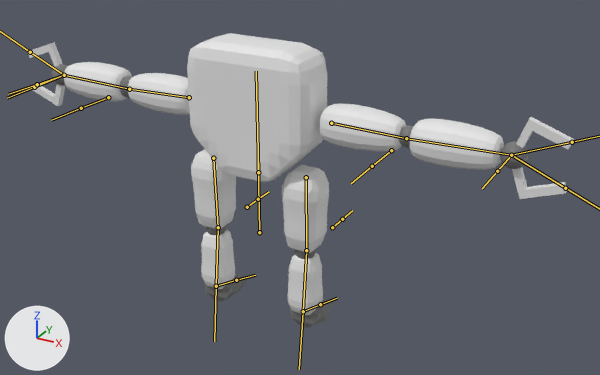
What one commit did to the FBX model Assets/Assets/Models/Enemies/jack merged.fbx.
One viewpoint serves both versions: a 50 mm lens placed at (2.13, -3.42, 2.52), pointed at (0.14, 0.2, 0.71). Every picture has the same lights, and +X, +Y and +Z are marked at lower left. The bones that bend it are drawn over the model as lines.

Objects in the first picture: 'Skin'.
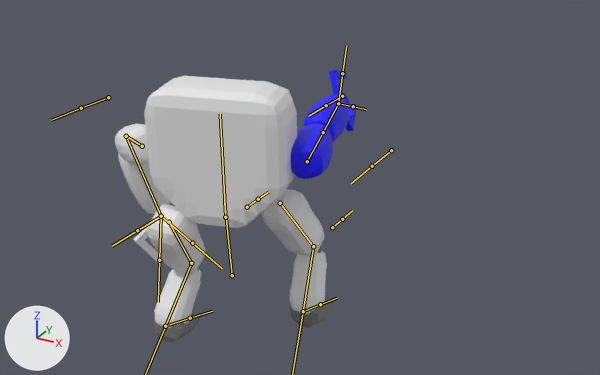
The newer file adds an action. The first version stands in its rest pose; the second is drawn at frame 8 of the action 'Bones|Attack_Ranged_Enter'.

Changed parts and their boxes [x1, y1, x2, y2] in the pictures (600 x 375 px):
'Skin', posed (56% narrower, 7% shorter): before [27, 33, 574, 328]; after [115, 70, 357, 343]
bone 'Bone', root to tip: before (259, 232) to (258, 158); after (232, 275) to (224, 203)
bone 'Thigh.L', root to tip: before (213, 158) to (218, 227); after (169, 222) to (191, 263)
bone 'Leg.L', root to tip: before (218, 227) to (216, 286); after (191, 263) to (165, 326)
bone 'Thigh.R', root to tip: before (306, 177) to (306, 250); after (280, 203) to (313, 246)
bone 'Leg.R', root to tip: before (306, 250) to (303, 311); after (313, 246) to (303, 311)
bone 'Body', root to tip: before (258, 172) to (256, 71); after (225, 217) to (220, 114)
bone 'Bicep.L', root to tip: before (189, 97) to (129, 89); after (142, 146) to (126, 136)
bone 'Forearm.L', root to tip: before (129, 89) to (64, 75); after (126, 136) to (161, 216)
bone 'Bicep.R', root to tip: before (331, 123) to (406, 138); after (307, 161) to (323, 132)
bone 'Forearm.R', root to tip: before (406, 138) to (511, 155); after (323, 132) to (338, 103)
bone 'HeelIK.L', root to tip: before (216, 286) to (215, 286); after (165, 326) to (164, 327)

Patch to the scene script:
```diff
--- a/Assets/Assets/Models/Enemies/jack merged.fbx.py
+++ b/Assets/Assets/Models/Enemies/jack merged.fbx.py
@@ bone_bone @@
 bone_bone = bpy.data.objects['Bones'].pose.bones['Bone']
-bone_bone.location = (0.0, 0.0, 0.0)
-bone_bone.rotation_quaternion = (1.0, 0.0, 0.0, 0.0)  # degrees (0, 0, 0)
+bone_bone.location = (-0.01, -0.132, 0.268)
+bone_bone.rotation_quaternion = (0.928, 0.046, 0.369, 0.018)  # degrees (8, 43, 5)
@@ bone_thigh_l @@
 bone_thigh_l = bpy.data.objects['Bones'].pose.bones['Thigh.L']  # child of 'Bone'
-bone_thigh_l.rotation_quaternion = (1.0, 0.0, 0.0, 0.0)  # degrees (0, 0, 0)
+bone_thigh_l.rotation_quaternion = (0.907, -0.226, 0.354, 0.037)  # degrees (-31, 41, -7)
@@ bone_leg_l @@
 bone_leg_l = bpy.data.objects['Bones'].pose.bones['Leg.L']  # child of 'Thigh.L'
-bone_leg_l.rotation_quaternion = (1.0, 0.0, 0.0, 0.0)  # degrees (0, 0, 0)
+bone_leg_l.rotation_quaternion = (0.844, 0.536, 0.0, 0.0)  # degrees (65, 0, 0)
@@ bone_thigh_r @@
 bone_thigh_r = bpy.data.objects['Bones'].pose.bones['Thigh.R']  # child of 'Bone'
-bone_thigh_r.rotation_quaternion = (1.0, 0.0, 0.0, 0.0)  # degrees (0, 0, 0)
+bone_thigh_r.rotation_quaternion = (0.885, -0.196, 0.386, 0.169)  # degrees (-19, 49, 13)
@@ bone_leg_r @@
 bone_leg_r = bpy.data.objects['Bones'].pose.bones['Leg.R']  # child of 'Thigh.R'
-bone_leg_r.rotation_quaternion = (1.0, 0.0, 0.0, 0.0)  # degrees (0, 0, 0)
+bone_leg_r.rotation_quaternion = (0.896, 0.443, 0.0, 0.0)  # degrees (53, 0, 0)
@@ bone_body @@
 bone_body = bpy.data.objects['Bones'].pose.bones['Body']  # child of 'Bone'
-bone_body.rotation_quaternion = (1.0, 0.0, 0.0, 0.0)  # degrees (0, 0, 0)
+bone_body.rotation_quaternion = (0.966, -0.035, -0.255, -0.018)  # degrees (-4, -30, -1)
@@ bone_bicep_l @@
 bone_bicep_l = bpy.data.objects['Bones'].pose.bones['Bicep.L']  # child of 'Body'
-bone_bicep_l.rotation_quaternion = (1.0, 0.0, 0.0, 0.0)  # degrees (0, 0, 0)
+bone_bicep_l.rotation_quaternion = (0.674, -0.424, 0.568, -0.209)  # degrees (-90, 36, -71)
@@ bone_forearm_l @@
 bone_forearm_l = bpy.data.objects['Bones'].pose.bones['Forearm.L']  # child of 'Bicep.L'
-bone_forearm_l.rotation_quaternion = (1.0, 0.0, 0.0, 0.0)  # degrees (0, 0, 0)
+bone_forearm_l.rotation_quaternion = (0.784, -0.62, 0.0, 0.0)  # degrees (-77, 0, 0)
@@ bone_bicep_r @@
 bone_bicep_r = bpy.data.objects['Bones'].pose.bones['Bicep.R']  # child of 'Body'
-bone_bicep_r.rotation_quaternion = (1.0, 0.0, 0.0, 0.0)  # degrees (0, 0, 0)
+bone_bicep_r.rotation_quaternion = (0.655, -0.741, -0.105, 0.111)  # degrees (-97, 2, 17)
@@ bone_forearm_r @@
 bone_forearm_r = bpy.data.objects['Bones'].pose.bones['Forearm.R']  # child of 'Bicep.R'
-bone_forearm_r.rotation_quaternion = (1.0, 0.0, 0.0, 0.0)  # degrees (0, 0, 0)
+bone_forearm_r.rotation_quaternion = (0.998, 0.065, 0.0, 0.0)  # degrees (7, 0, 0)
@@ bone_heelik_l @@
 bone_heelik_l = bpy.data.objects['Bones'].pose.bones['HeelIK.L']
-bone_heelik_l.location = (0.0, 0.0, 0.0)
+bone_heelik_l.location = (0.0, 0.471, 0.0)
```
